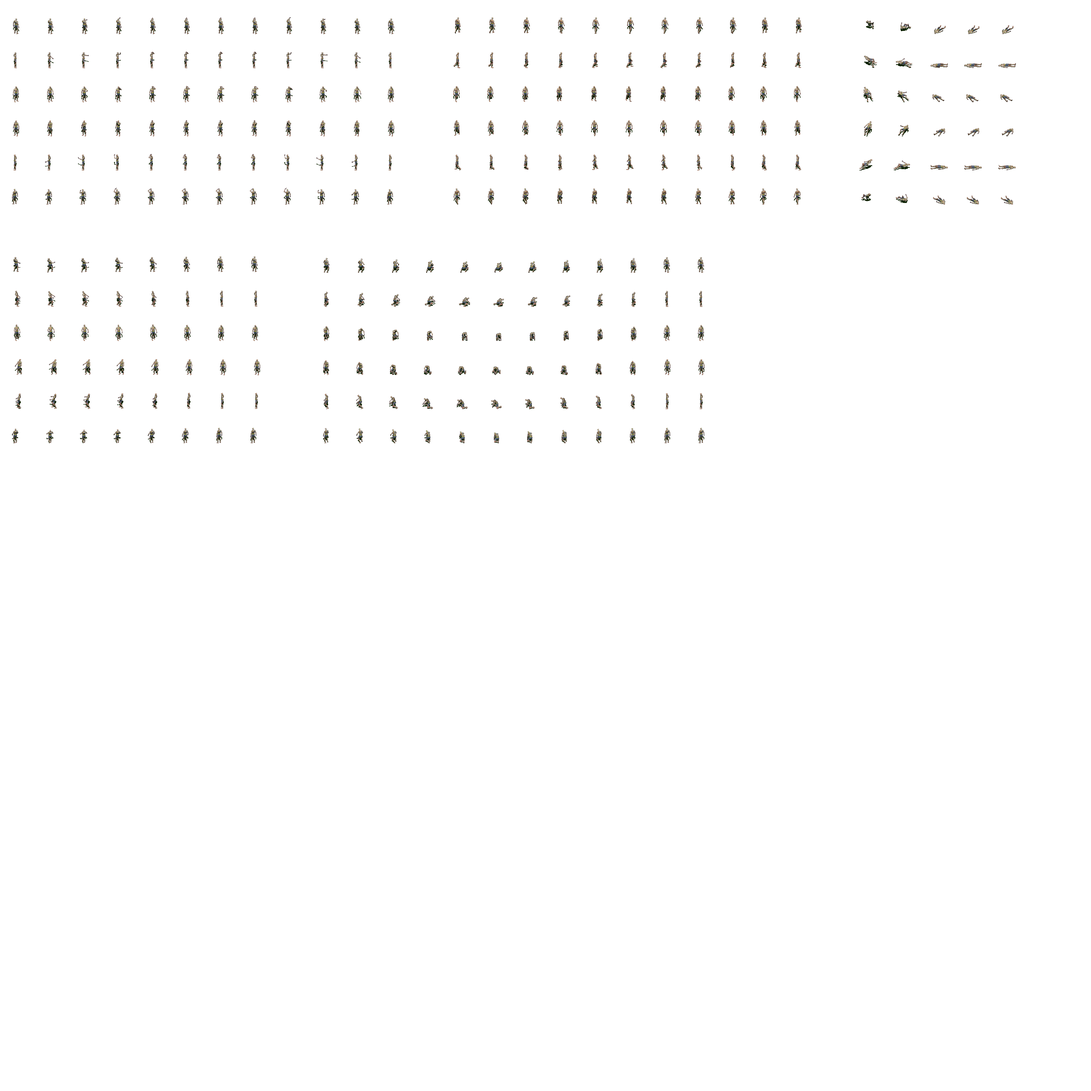
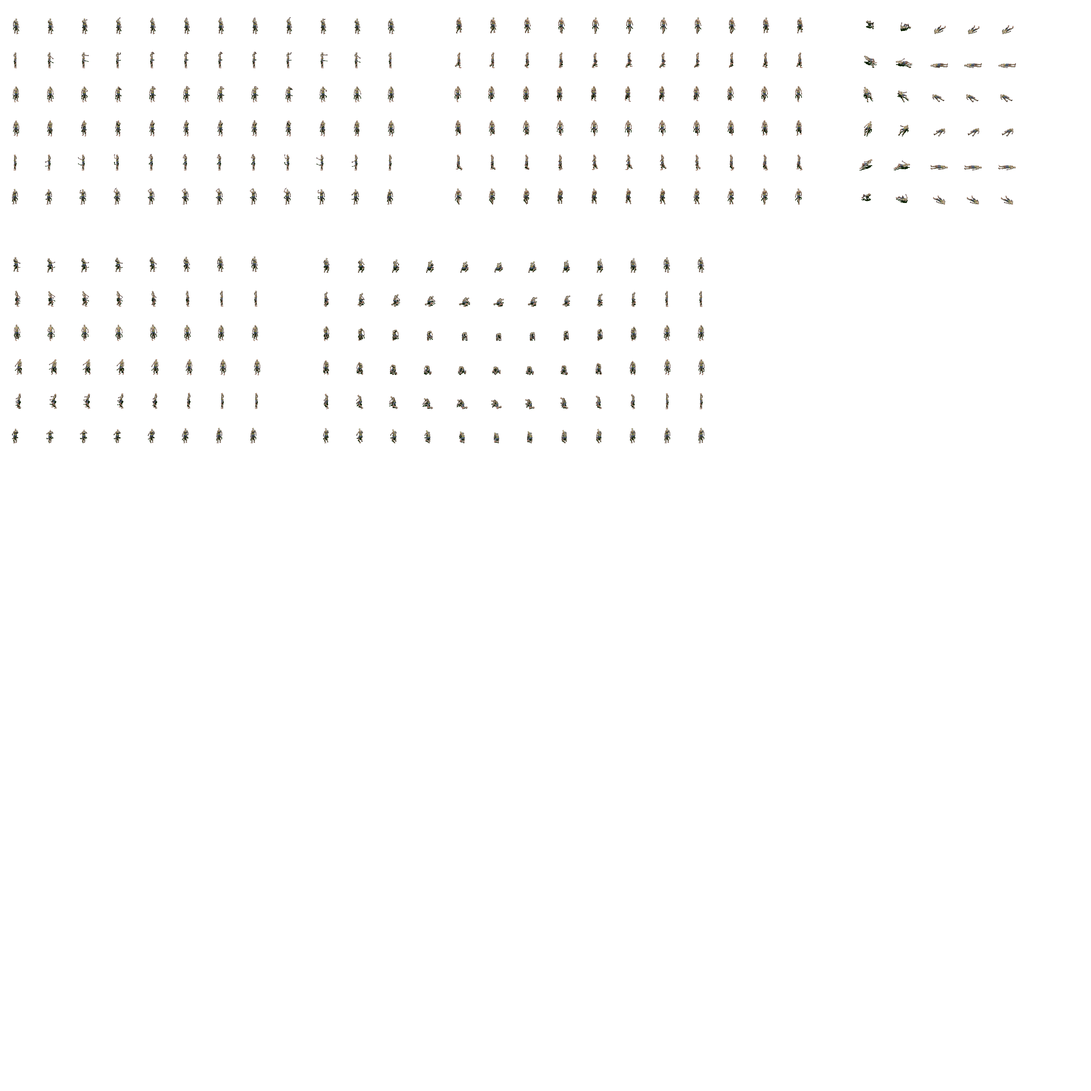
Layer changes from the first 1091x1091 image to the second:
painted on "Walk" over [453, 17, 804, 205]
hid "Fondo" over [453, 17, 804, 205]
